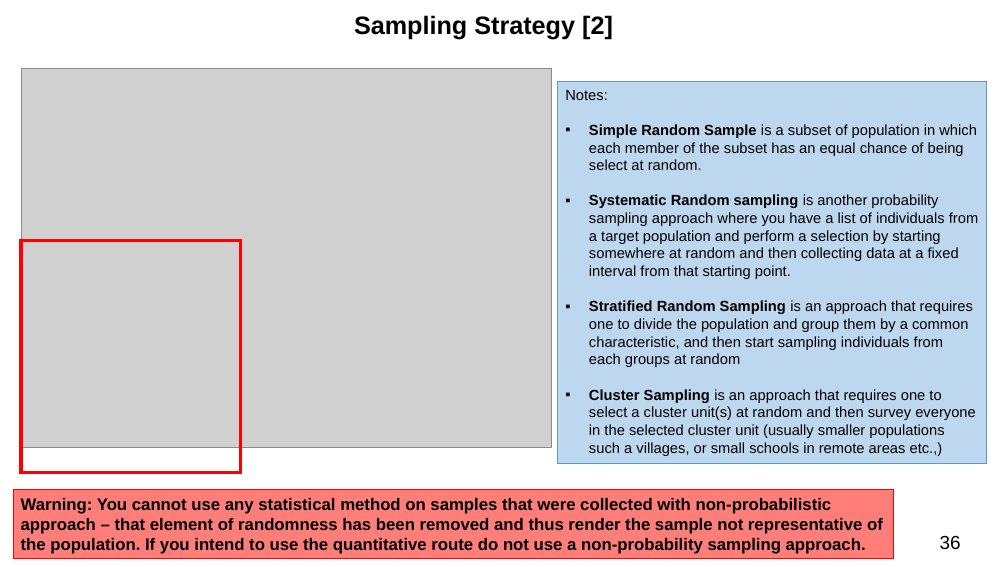
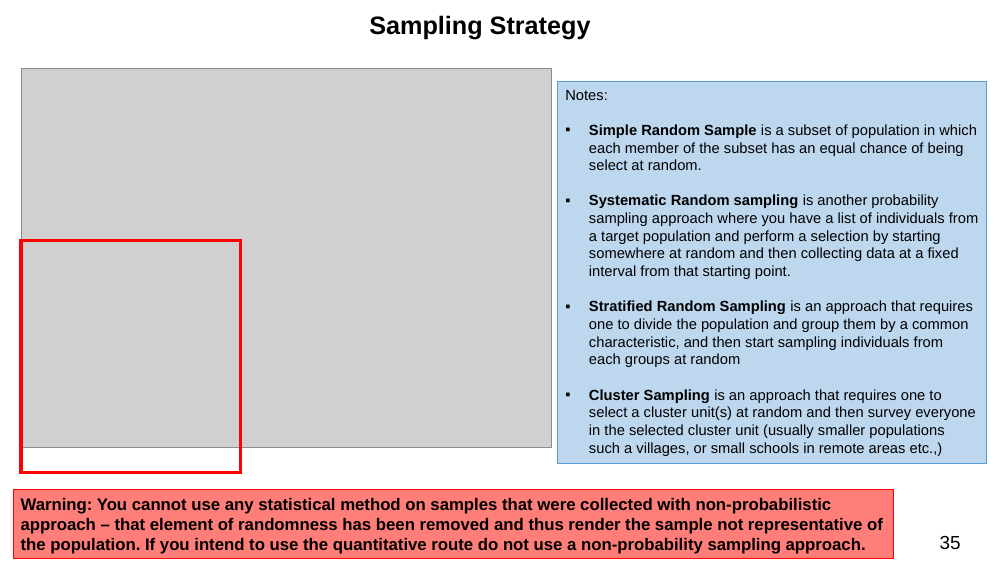
Before and after one commit to ucl-pols8-2526/POLS0008, a slide deck: slide 35 of Lecture_notes_ppts/POLS0008-2025-26 Week 4 Sourcing Data.pptx (slide 36 before the commit). Drawn at 1008x567 pixels with LibreOffice and Linux fonts; fonts in the diff are those of the drawing; grey boxes stand for pictures. Boxes give left, top, right and bottom in pixels: in the first picture for what was removed or moved away, otherwise in the second. Text is boxed around its words. In the diff, an @@ line names an element or a change of style, - is before the commit and + after.

```diff
--- a/Lecture_notes_ppts/POLS0008-2025-26 Week 4 Sourcing Data.pptx
+++ b/Lecture_notes_ppts/POLS0008-2025-26 Week 4 Sourcing Data.pptx
@@ text at (369,15,591,39): text changed @@
-Sampling Strategy [2]
+Sampling Strategy
```
Also in this commit, not shown: 2 slides added, 2 slides removed, 1 other file.
